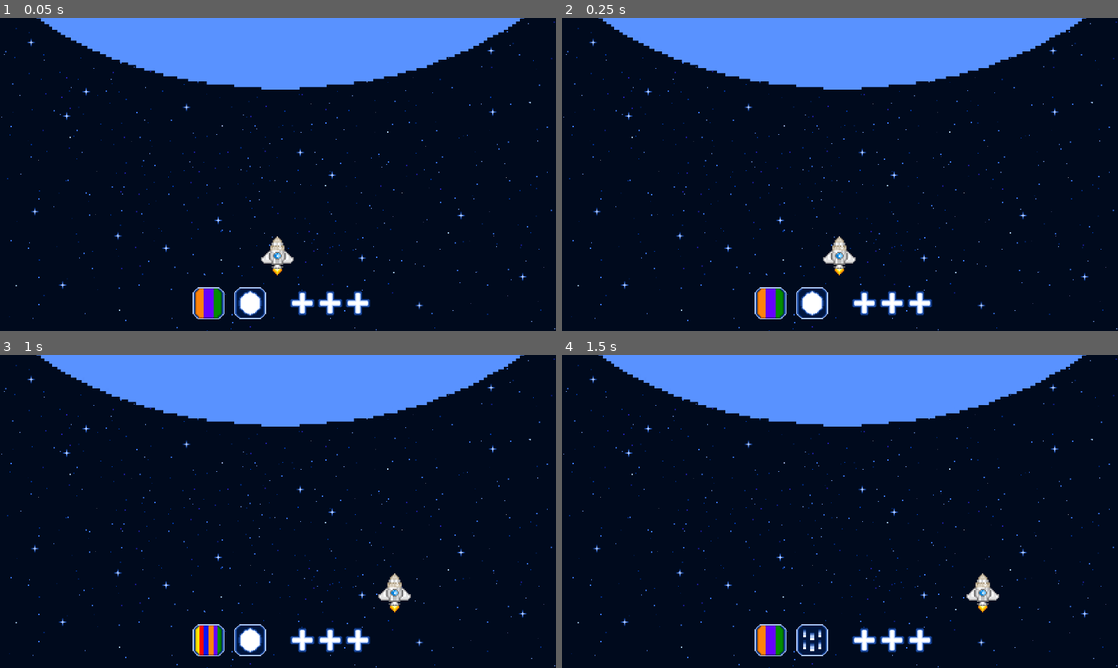
Above: before the commit, frames 1-4 (two rows, left to right).
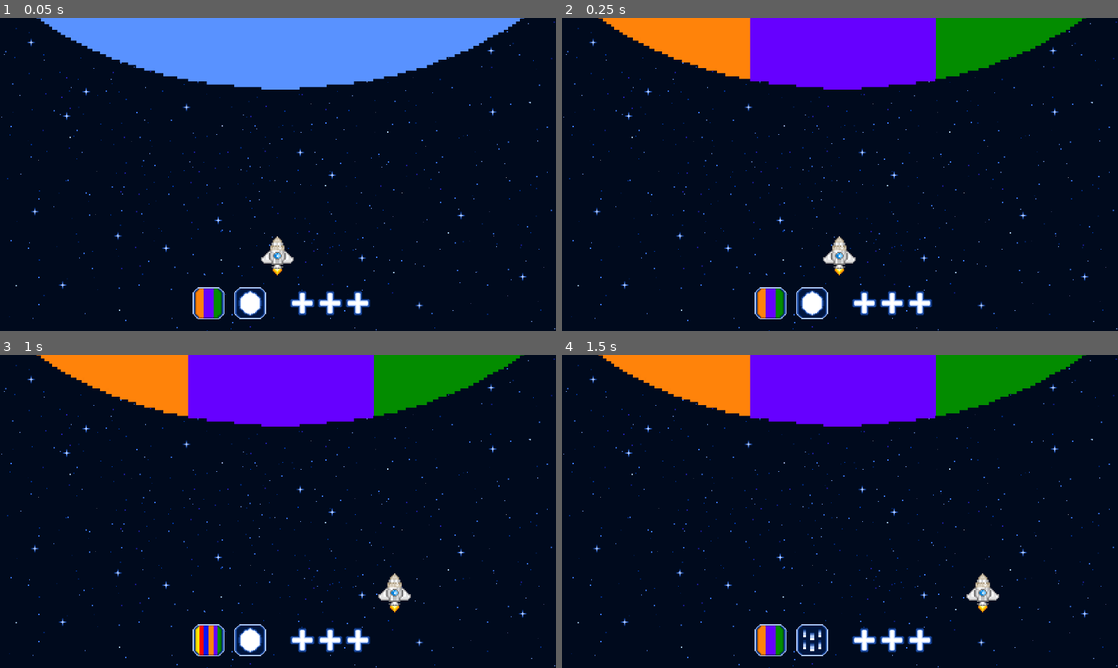
Above: after the commit, the same moments.

Repository: Annars30/GithubRepos-FINAL-project-ver1
Game: Godot game, scene res://Scenes/game.tscn
The game is run twice, just before and just after one commit, with the same random seed, the same clock (stepped at 60 frames per second) and the same inputs.
Inputs (mouse positions are in pixels of both pictures, inside the frame that each line leads up to):
- Up to frame 1 (0.05 s): no input
- Up to frame 2 (0.25 s): no input
- Up to frame 3 (1 s): move the mouse to (211, 639) at 0.52 s; hold Right (move_right) from 0.53 s (still down); click (211, 639) at 0.67 s
- Up to frame 4 (1.5 s): move the mouse to (812, 639) at 1.27 s; release Right (move_right) at 1.28 s; hold Left (move_left) from 1.28 s (still down); click (812, 639) at 1.42 s

Frame 1 is identical in both runs. In frame 2, 14% of the frame differs, in the area x 6-95%, y 0-23%; in frame 3, 14%; in frame 4, 14%.
Error in both runs: Invalid access to property or key 'wait_and_stop' on a base object of type 'AnimatedSprite2D'. (res://Scripts/supernova.gd:8)

Commit message:
Update supernova.tscn

Diff:
--- a/Scenes/supernova.tscn
+++ b/Scenes/supernova.tscn
@@ -40,6 +40,7 @@
 [node name="AnimatedSprite2D" type="AnimatedSprite2D" parent="."]
 sprite_frames = SubResource("SpriteFrames_4tfkk")
 animation = &"Supernova"
+autoplay = "Supernova"
 
 [node name="CollisionShape2D" type="CollisionShape2D" parent="."]
 scale = Vector2(23.56, 11.240002)
